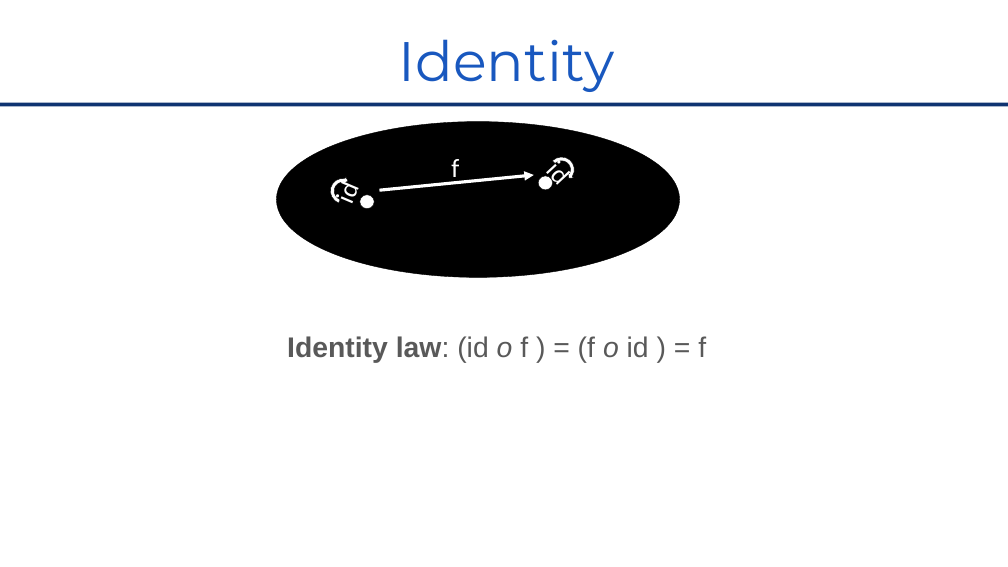
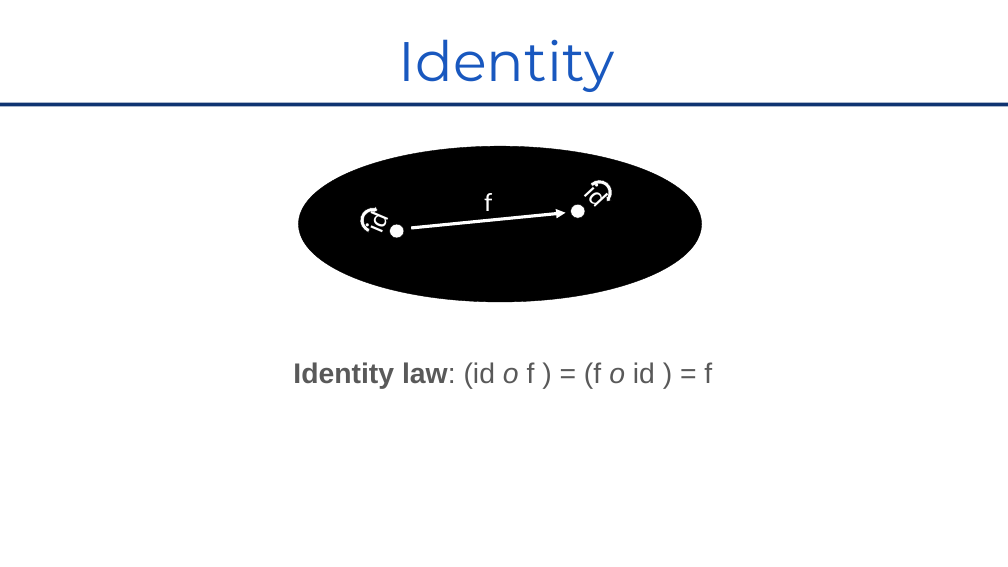
Before and after one commit to RomainTrm/CategoryTheoryYouAlreadyKnowIt, a slide deck: slide 19 of CategoryTheoryUniveristy_Devoxx_FR_2022.pptx. Drawn at 1008x567 pixels with LibreOffice and Linux fonts; fonts in the diff are those of the drawing; background and template pictures are left out. Boxes give left, top, right and bottom in pixels: in the first picture for what was removed or moved away, otherwise in the second. Text is boxed around its words. In the diff, an @@ line names an element or a change of style, - is before the commit and + after.

```diff
--- a/CategoryTheoryUniveristy_Devoxx_FR_2022.pptx
+++ b/CategoryTheoryUniveristy_Devoxx_FR_2022.pptx
@@ ellipse: place and size @@
-ellipse at (276, 122, 680, 277)
+ellipse at (298, 146, 701, 302)
@@ freeform shape "id": place and size @@
-freeform shape "id" at (540, 149, 583, 191)
+freeform shape "id" at (578, 172, 620, 214)
@@ freeform shape "id": place and size @@
-freeform shape "id" at (324, 172, 363, 211)
+freeform shape "id" at (354, 201, 393, 240)
@@ text "f" rewrapped from (451, 159, 459, 183) to (484, 193, 492, 211) @@
@@ ellipse: place and size @@
-ellipse at (538, 176, 553, 190)
+ellipse at (571, 204, 585, 218)
@@ ellipse: place and size @@
-ellipse at (360, 195, 374, 209)
+ellipse at (390, 224, 404, 238)
@@ arrow moved from (379, 190) - (534, 175) to (411, 228) - (565, 213) @@
@@ text "Identity law: (id o f ...": place and size @@
-text "Identity law: (id o f ..." at (287, 336, 706, 363)
+text "Identity law: (id o f ..." at (293, 362, 712, 389)
```
Also in this commit, not shown: 9 other slides changed, 1 slide added, 18 other files.
